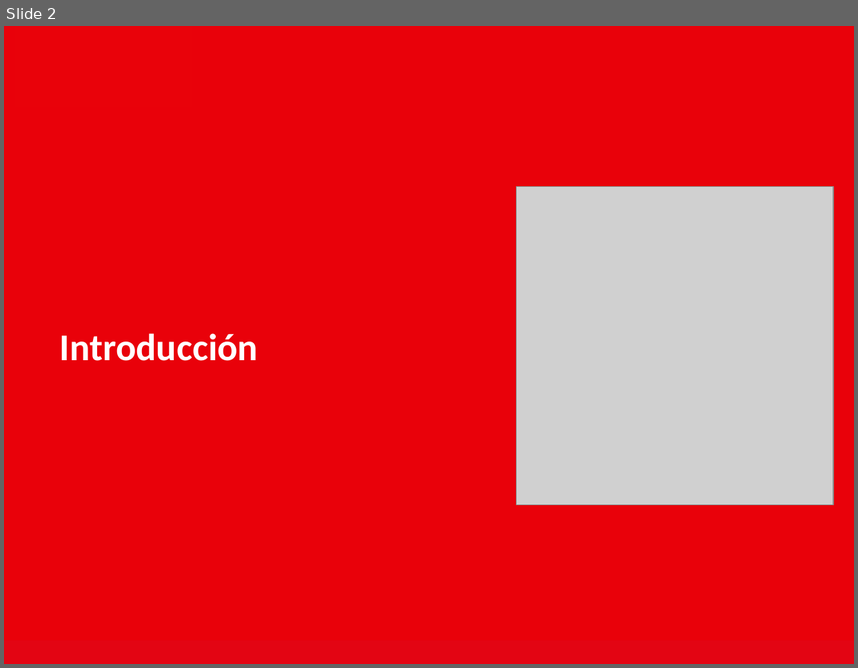
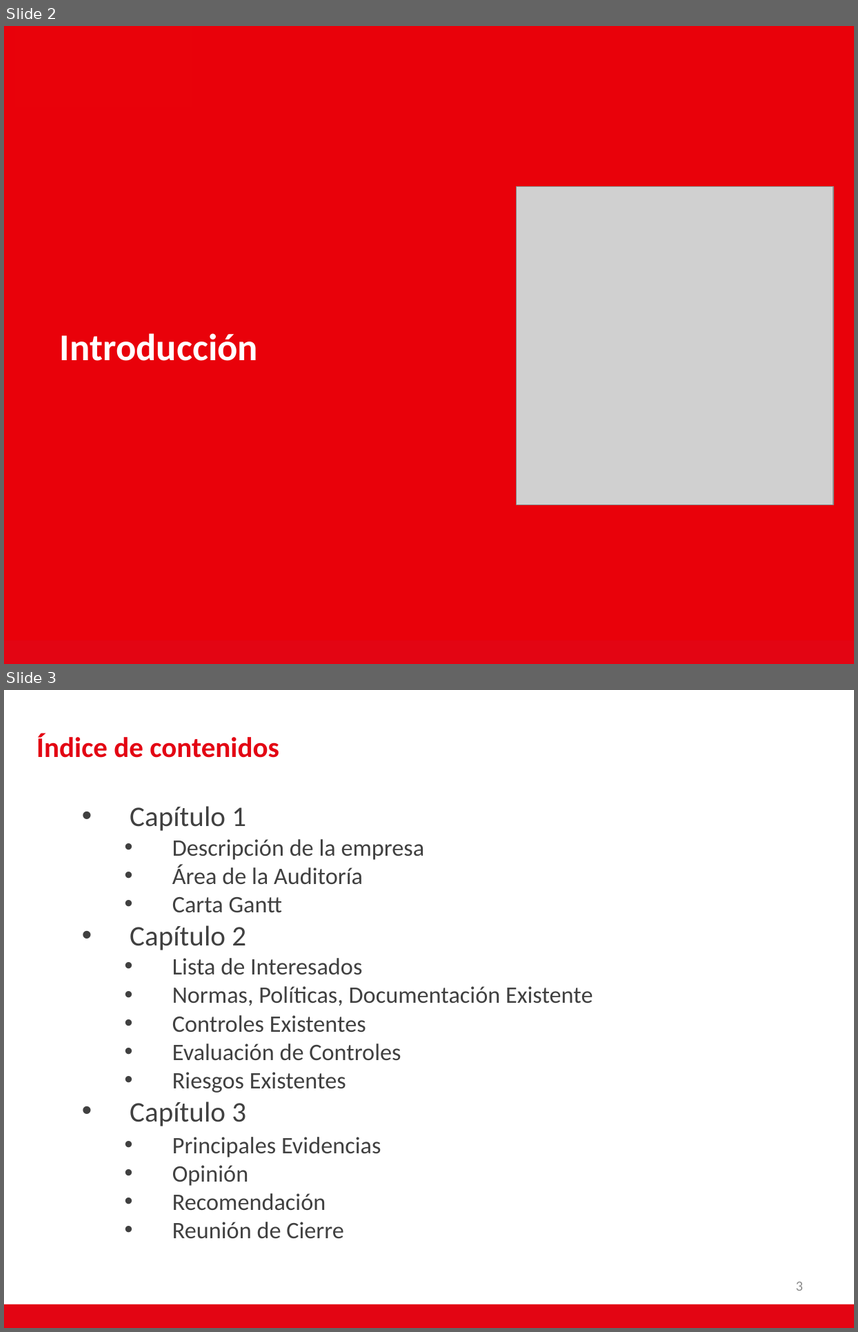
Before and after one commit to AdNNNN/inacap.2019, a slide deck: trabajos.inacap.2019/Seguridad y auditoria informática/Unidad 3/Planilla Editable.pptx. Shown one above the other, each under a label of ours: slide 2 before the commit, slides 2 and 3 after it. The pictures are 858x668 and 858x1332 pixels, drawn with LibreOffice and Linux fonts; fonts in the diff are those of the drawing; grey boxes stand for pictures; background and template pictures are left out. Boxes give left, top, right and bottom in pixels: in the first picture for what was removed or moved away, otherwise in the second. Text is boxed around its words. In the diff, an @@ line names an element or a change of style, - is before the commit and + after.

Commit message:
Subida PPT Auditoría

```diff
--- a/trabajos.inacap.2019/Seguridad y auditoria informática/Unidad 3/Planilla Editable.pptx
+++ b/trabajos.inacap.2019/Seguridad y auditoria informática/Unidad 3/Planilla Editable.pptx
@@ slide 3 added at <box>4,690,854,1328</box>, background #FFFFFF; not listed: 1 template element that a slide beside it also shows @@
@@ title added at <box>36,734,279,758</box>, 24 pt, text #E30513, bold @@
+Índice de contenidos
@@ text added at <box>130,806,593,1239</box>, 20 pt, text #404040 @@
+• Capítulo 1
+  • Descripción de la empresa
+  • Área de la Auditoría
+  • Carta Gantt
+• Capítulo 2
+  • Lista de Interesados
+  • Normas, Políticas, Documentación Existente
+  • Controles Existentes
+  • Evaluación de Controles
+  • Riesgos Existentes
+• Capítulo 3
+  • Principales Evidencias
+  • Opinión
+  • Recomendación
+  • Reunión de Cierre
@@ page number added at <box>796,1281,803,1290</box>, 12 pt, text #8C8C8C @@
+3
```
Also in this commit, not shown: 3 slides changed, 9 other slides added, 6 slides removed, 12 other files.
